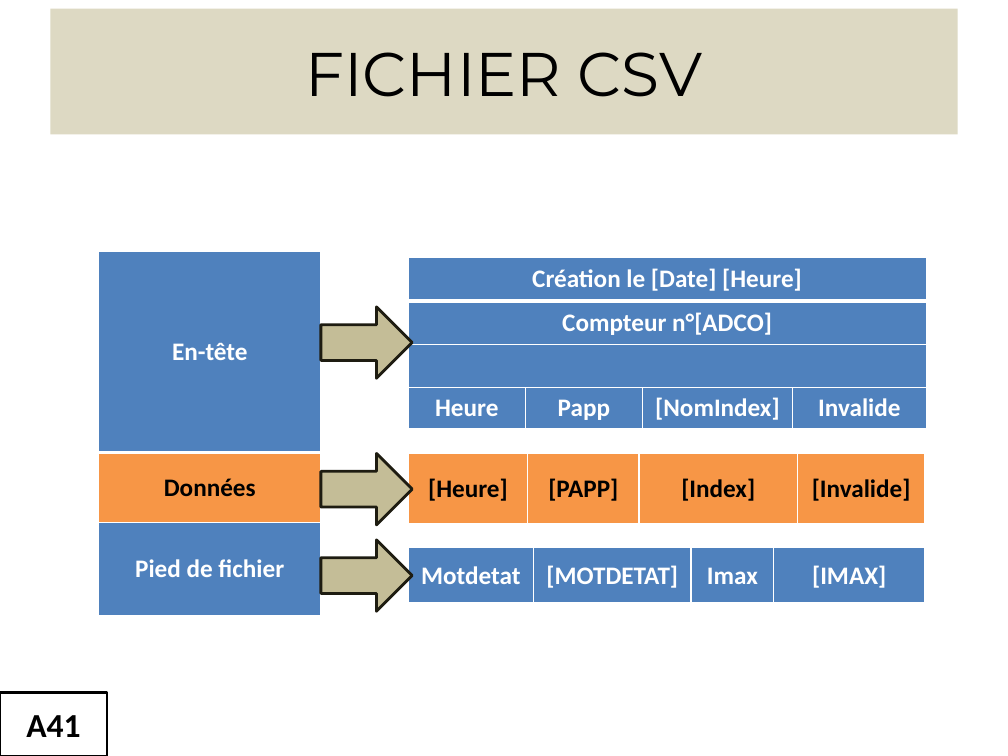
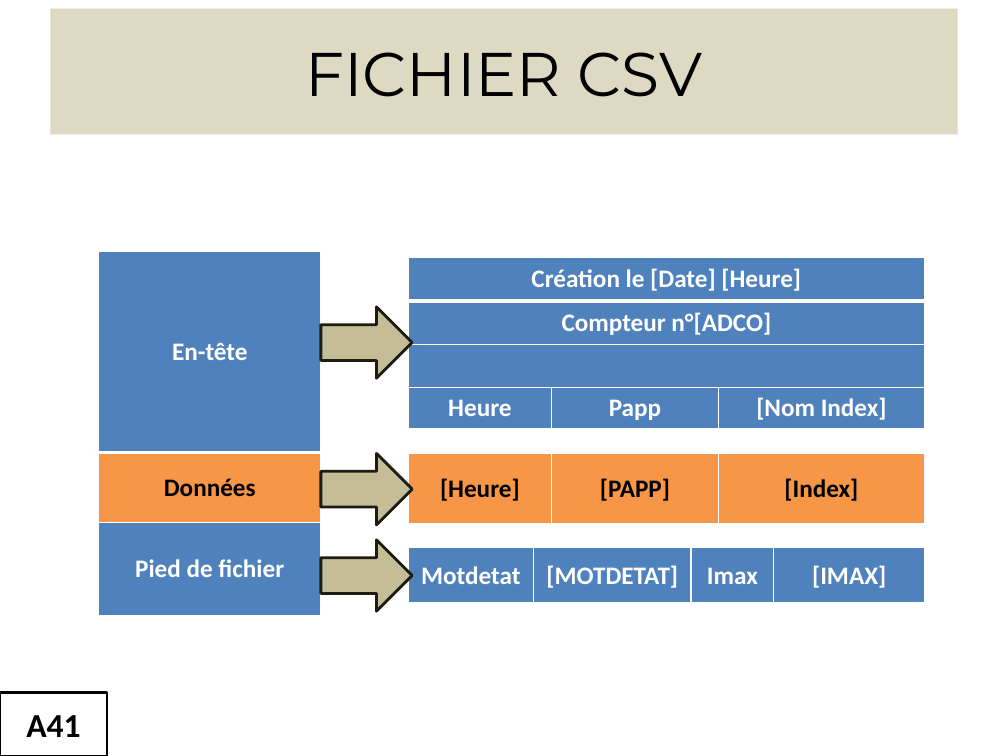
Before and after one commit to sebastien0/ConsoCompteurElectrique_avec_RPi, a slide deck: slide 15 of Documents/Illustrations.pptx. Drawn at 1008x756 pixels with LibreOffice and Linux fonts; fonts in the diff are those of the drawing. Boxes give left, top, right and bottom in pixels: in the first picture for what was removed or moved away, otherwise in the second. Text is boxed around its words. In the diff, an @@ line names an element or a change of style, - is before the commit and + after.

```diff
--- a/Documents/Illustrations.pptx
+++ b/Documents/Illustrations.pptx
@@ table at box(408, 257, 924, 428) @@
-column 3:  |  |  | [NomIndex]
-column 4:  |  |  | Invalide
+column 3:  |  |  | [Nom Index]
@@ table at box(408, 454, 924, 525) @@
-column 4: [Invalide]
```
Also in this commit, not shown: 1 other slide changed, 1 other file.
